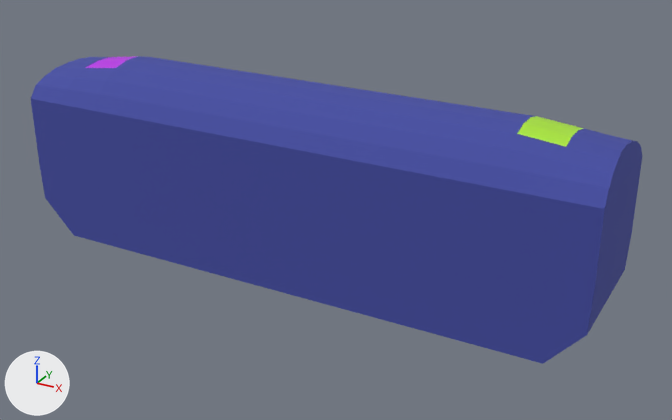
What one commit did to the glTF model src/assets/wagon.glb.
The view is the same before and after, from a camera (50 mm lens) standing at (10.16, -17.23, 7.51) and looking at (0.67, 0.02, -1.12). Lighting does not change. The marker at lower left points along +X, +Y and +Z. Where no turn or scale is listed for an object, it has been applied to the vertices. Vertices at the same position are counted once.

Names of what the first picture shows: 'Engine'.
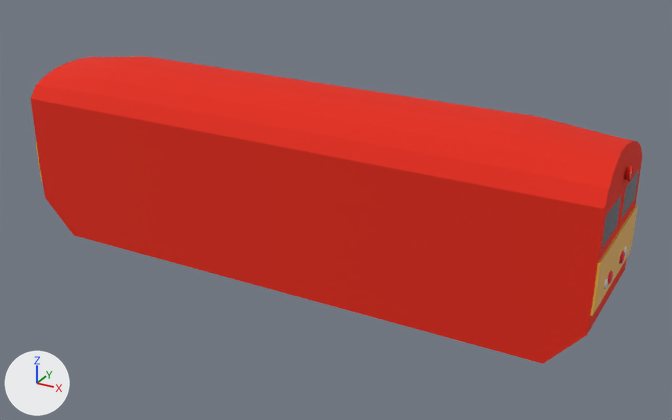
What changed in the scene script:
```text
Change mat_material_001:
    mat_material_001.base_color: (0.0634, 0.0804, 0.387) -> (0.8, 0.0218, 0.00563)  # blue #4750a7 -> red #e72911
Change mat_material_002:
    mat_material_002.base_color: (0.41, 0.8, 0.0353) -> (0.8, 0.42, 0.0427)  # green #ace735 -> orange #e7ad3a
Change mat_material_003:
    mat_material_003.base_color: (0.505, 0.0195, 0.8) -> (0.0036, 0.0312, 0.0985)  # purple #bc26e7 -> dark blue #0c3158
Change me_cube_003:
    remove me_cube_003.from_pydata(...)  # 620 vertices, 1270 faces; spans x -7.02..7.01, y -1.55..1.55, z -1.75..2.66
    add me_cube_003.from_pydata(...)  # 679 vertices, 1386 faces; spans x -7.03..7.05, y -1.55..1.55, z -1.75..2.66
    me_cube_003 part 1
    31 vertices are removed from x -6.99..7.01, y -1.55..1.54, z -0.42..1.75
    165 faces are deleted
    17 vertices in x 7.01, y -1.16..1.16, z 0.0..0.44 move by (0.04, 0.0, 0.22)
    16 vertices in x -6.99, y -1.16..1.16, z 0.22..0.44 move by (-0.04, 0.0, 0.22)
    5 vertices in x -6.99..-6.98, y -0.19..1.16, z -0.22..0.0 move by (-0.03, 0.19, -0.22)
    4 vertices in x -6.99..-6.98, y -0.39..0.19, z -0.22..0.0 move by (-0.03, 0.2, -0.22)
    4 vertices in x -6.99..-6.98, y -0.77..0.39, z -0.22..0.0 move by (-0.03, 0.38, -0.22)
    4 vertices in x 7.0..7.01, y -0.77..0.39, z -0.22..0.0 move by (0.03, 0.38, -0.22)
    16 vertices move from x -6.99..7.01, y -1.35..1.35, z -0.22..0.22 to x -7.03..7.05, y -1.55..1.55, z -0.44..0.22
    25 vertices are added at x -7.03..7.05, y -1.55..1.55, z -0.44..0.66
    18 new vertices lie (0.0, 0.0, -0.22) away from vertices in x -6.99..7.01, y -1.16..1.16, z 0.0..0.44
    17 new vertices lie (0.0, 0.0, -0.22) away from vertices in x -7.03..7.05, y -1.16..1.16, z 0.22..0.44
    15 new vertices lie (0.04, 0.0, 0.0) away from vertices in x 6.99..7.01, y -1.55..1.55, z -0.44..0.66
    9 new vertices lie (0.0, -0.2, 0.0) away from vertices in x -7.03..7.05, y 0.19..1.55, z -0.22..0.44
    6 new vertices lie (0.0, 0.0, -0.22) away from vertices in x -7.03..7.05, y -1.35..1.16, z 0.22..0.66
    20 new faces join them, mat_material_001 (red #e72911)
    261 new faces join them, mat_material_002 (orange #e7ad3a)
    me_cube_003 part 2: 115 faces spanning x -7.03..7.05, y -1.55..1.55, z -0.44..0.66 switch from mat_material_001 (blue #4750a7) to mat_material_002 (orange #e7ad3a)
    me_cube_003 part 3: 96 faces spanning x -7.0..7.01, y -1.35..1.35, z 0.88..1.53 switch from mat_material_001 (blue #4750a7) to mat_material_003 (dark blue #0c3158)
    me_cube_003 part 4: 12 faces spanning x 5.0..5.97, y -0.62..0.61, z 2.46..2.66 switch from mat_material_002 (green #ace735) to mat_material_001 (red #e72911)
    me_cube_003 part 5: 12 faces spanning x -5.99..-5.0, y -0.62..0.61, z 2.43..2.66 switch from mat_material_003 (purple #bc26e7) to mat_material_001 (red #e72911)
Add ob_sphere_003:
    ob_sphere_003 = bpy.data.objects.new('Sphere.003', me_sphere_005)  # 222 vertices, 440 faces; spans x -0.058..0.058, y -0.142..0.138, z -0.14..0.14; in mat_material_006 (red #e71238)
    ob_sphere_003.location = (7.05, 0.5, -1.0)
Add ob_sphere_002:
    ob_sphere_002 = bpy.data.objects.new('Sphere.002', me_sphere_005.copy())
    ob_sphere_002.location = (7.05, -0.5, -1.0)
Add ob_toplight2:
    ob_toplight2 = bpy.data.objects.new('TopLight2', me_cylinder_001)  # 135 vertices, 266 faces; spans x -0.083..0.024, y -0.143..0.144, z -0.144..0.144; in mat_material_001 (red #e72911), mat_material_004 (white #e7e7e7)
    ob_toplight2.location = (7.09, 0.0, 1.0)
```

Location of each change, (x1, y1, x2, y2) in pixels of the pictures (672 x 420 px):
'Engine', recoloured, reshaped (blue to red): (31, 56, 642, 364) in both
'TopLight2', added: after (624, 166, 634, 181)
'Sphere.003', added: after (619, 251, 625, 264)
'Sphere.002', added: after (608, 271, 613, 284)
part 1 of me_cube_003, built on: before (93, 111, 636, 315); after (36, 111, 638, 316)
part 2 of me_cube_003, recoloured: before (592, 213, 633, 304); after (592, 212, 633, 304)
part 3 of me_cube_003, recoloured (blue to white): (602, 170, 639, 248) in both
part 4 of me_cube_003, recoloured (green to red): (517, 116, 584, 147) in both
part 5 of me_cube_003, recoloured (purple to red): (86, 56, 138, 68) in both
